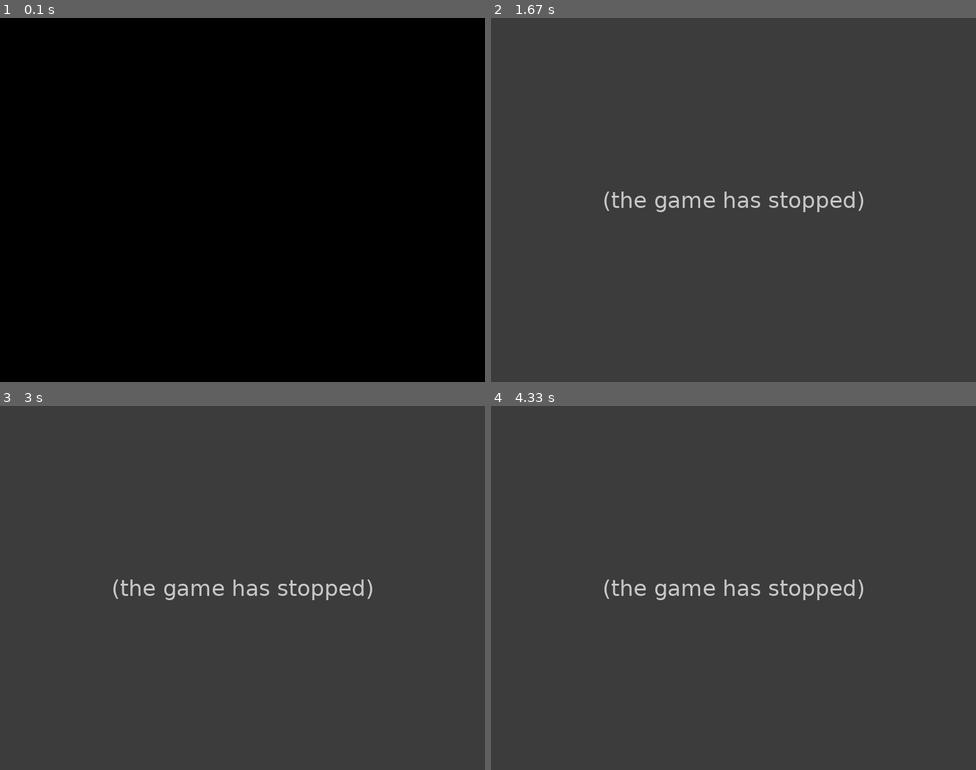
Above: before the commit, frames 1-4 (two rows, left to right).
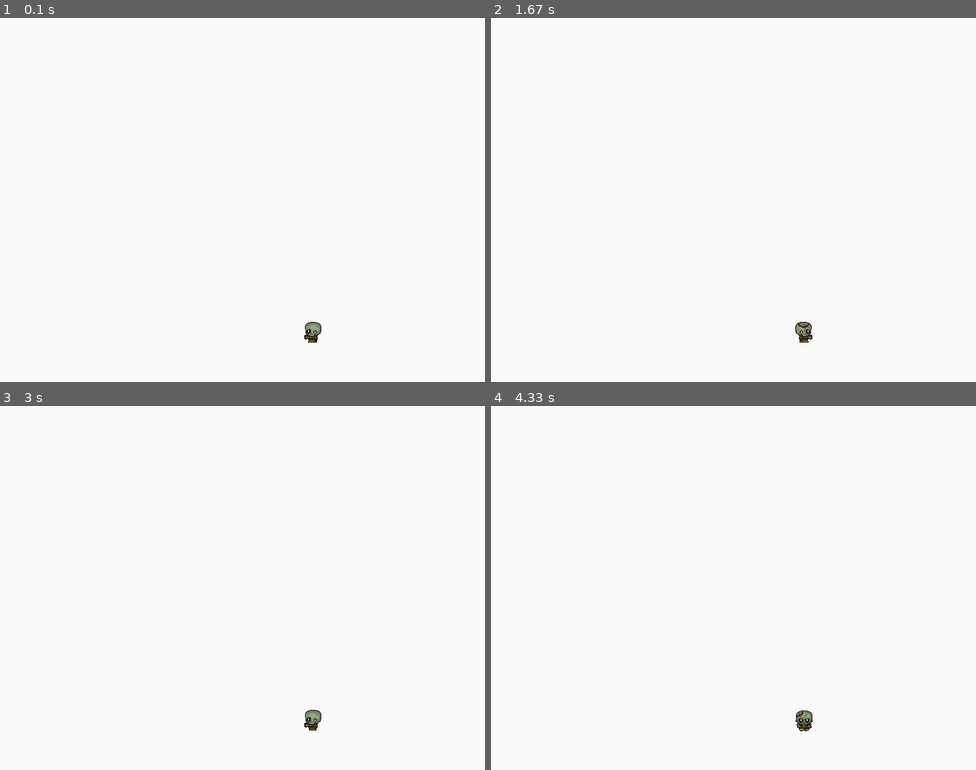
Above: after the commit, the same moments.

Repository: mywolrd/pygame_ver1
Game: pygame game, started from main.py
The game is run twice, just before and just after one commit, with the same random seed, the same clock (stepped at 60 frames per second) and the same inputs. The source is Python 2; it was converted automatically to run under Python 3.
Inputs:
- Up to frame 1 (0.1 s): no input
- Up to frame 2 (1.67 s): hold Right 0.33-0.8 s; hold Up 0.83-1.13 s; hold Right 1.17-1.63 s
- Up to frame 3 (3 s): hold Left 1.67-2.2 s; hold Down 2.23-2.53 s; hold Left 2.57-2.97 s
- Up to frame 4 (4.33 s): hold Up 3-3.37 s; hold Right 3.4-4.03 s; hold Down from 4.07 s (still down)

The runs differ from the first frame. In frame 1, 100% of the frame differs, in the area x 0-100%, y 0-100%; in frame 2, 100%; in frame 3, 100%; in frame 4, 100%.
Error before the commit: AttributeError: 'int' object has no attribute 'post' (Managers.py line 124); the game stopped at 0.33 s (later frames are placeholders)

Commit message:
fix zombie.png DOWN motion, align them

Diff:
--- a/Managers.py
+++ b/Managers.py
@@ -119,13 +119,13 @@
                 pg.quit()
                 sys.exit()
             elif event.type == KEYDOWN and event.key == K_LEFT:
-                ev.post(event.key)
+                self.eventmgr.post(event.key)
             elif event.type == KEYDOWN and event.key == K_RIGHT:
-                ev.post(event.key)
+                self.eventmgr.post(event.key)
             elif event.type == KEYDOWN and event.key == K_UP:
-                ev.post(event.key)
+                self.eventmgr.post(event.key)
             elif event.type == KEYDOWN and event.key == K_DOWN:
-                ev.post(event.key)
+                self.eventmgr.post(event.key)
             #elif event.type == KEYDOWN and event.key == :
             #    print (event.key)
 
--- a/libs/base.py
+++ b/libs/base.py
@@ -34,7 +34,7 @@
         super(BaseSpriteSheet, self).__init__()
         self.dirty = 2
 
-        self.sheet = spritesheet
+        self.spritesheet = spritesheet
 
         self.animindex = 0
 
--- a/libs/me.py
+++ b/libs/me.py
@@ -6,17 +6,20 @@
 WALK = 5
 RUN = 10
 INDEXMAX = 2
+DEAD = 200
+RUN = 210
 
 class Me(BaseSpriteSheet):
-    def __init__(self, spritesheet, startpos):
+    def __init__(self, spritesheet):
         super(Me, self).__init__(spritesheet)
         self.speed  = WALK
         self.animation = K_LEFT
 
-        self.image = (self.spritesheet[animation])[animindex]
-        self.rect = image.get_rect()
+        self.image = (self.spritesheet[self.animation])[self.animindex]
+        self.rect = self.image.get_rect()
 
-        self.rect.topleft = startpos
+    def setPosition(self, pos):
+        self.rect.topleft = pos
 
     def update(self, ev, collidables=None):
 
@@ -25,14 +28,22 @@
         # if any of four moves(up, down, right, left) is entered
         # update self.posx, self.posy. self.posx, self.posy is top-left
         # coordinate of this image on the screen.
+        def setAnimation(ev):
+            if self.animation != ev:
+                self.animation = ev
+
         if ev == K_UP:
             dy = self.speed
+            setAnimation(ev)
         elif ev == K_DOWN:
             dy = -self.speed
+            setAnimation(ev)
         elif ev == K_LEFT:
             dx = -self.speed
+            setAnimation(ev)
         elif ev == K_RIGHT:
             dx = self.speed
+            setAnimation(ev)
         elif ev == DEAD:
             # update is called when a keyboard event occurs.
             # so for DEAD to work player has to continue hold or hit DEAD key.
@@ -45,14 +56,18 @@
             else:
                 self.speed = RUN
 
-        if self.animation != ev:
-            self.animation = ev
+        # need to make a copy of topleft corner of the next image
+        # because self.rect.topleft becomes (0, 0) when I change the image.
+        # an unexpected behavior but makes sense, since self.rect solely depends
+        # on the self.image
 
-        self.image = (self.spritesheet[animation])[animindex]
-        self.rect = image.get_rect()
+        self.image = (self.spritesheet[self.animation])[self.animindex]
+        copy_topleft = self.rect.topleft
+        self.rect = self.image.get_rect()
+        self.rect.topleft = copy_topleft
 
         copy_me = copy.deepcopy(self)
-        copy_me.rect.mode_ip(dx, dy)
+        copy_me.rect.move_ip(dx, dy)
 
         # check for collision. If there is, don't update.
         # Boundary checks neccessary ? Not sure if PyGame takes care of it....
@@ -62,10 +77,10 @@
                 self.rect.move_ip(dx, dy)
 
         # change self.image to the next motion in spritesheet
-        if animindex == INDEXMAX:
-            animindex = 0
+        if self.animindex == INDEXMAX:
+            self.animindex = 0
         else:
-            animindex += 1
+            self.animindex += 1
 
     def checkBounds(self, rect):
         # check if the rect is in the bound of the display
--- a/stages/level0.py
+++ b/stages/level0.py
@@ -1,3 +1,4 @@
+from libs.me import Me
 import pygame as pg
 from pygame.locals import *
 
@@ -12,9 +13,19 @@
         #self.man = self.images["img2.png"]
 
         self.screendim = (1000, 700)
+        self.screen = pg.display.get_surface()
         #self.resmgr.load_spritesheet("me", ())
         #self.screendim = self.resmgr.get_fullscreendim()
         #self.mandim = self.man.get_size()
+        self.player = Me(self.resmgr.get_spritesheet("zombie"))
+        self.player.setPosition((500, 500))
+
+        self.sprites = pg.sprite.Group()
+        self.sprites.add(self.player)
+
+        self.background = pg.Surface(self.screen.get_size())
+        self.background.fill((250, 250, 250))
+        self.background = self.background.convert()
 
     def run(self):
         surface = pg.display.get_surface()
@@ -55,10 +66,13 @@
         self.update(ev)
 
     def update(self, ev):
-        pass
+        self.player.update(ev)
+        self.draw()
 
-    def draw(self, ev):
-        pass
+    def draw(self, ev=None):
+        self.screen.blit(self.background, (0, 0))
+        self.sprites.draw(self.screen)
+        pg.display.flip()
 
     def calculate_size(self, i):
 
Empty file added: libs/__init__.py
Not shown, changed: Managers.pyc
Not shown, added: libs/__init__.pyc
Not shown, changed: libs/base.pyc
Not shown, changed: libs/me.pyc
Not shown, changed: stages/level0.pyc
